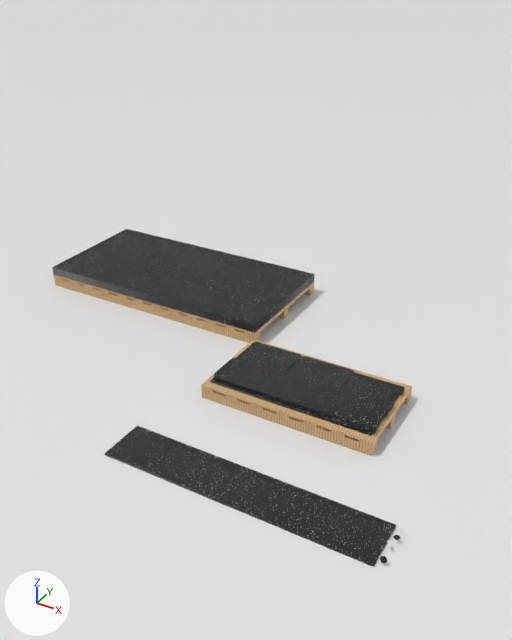
A saved change to the Blender file polygood-prefab-film/blender/blend/polygood-linkedin.blend.
The view is the same before and after, from the file's camera 'Camera'. Arrows for +X, +Y and +Z are at lower left; the lights stay in place. The picture after the commit comes second. Both versions are drawn at frame 711 of the action 'Chip002-anim'; the numbers are the values there.

In view in the first picture: 'Chip000', 'Chip024', 'Chip115', 'Chip168', 'Floor', 'NewPanel', 'PalletParts-bearer0', 'PalletParts-deck', 'PalletSheets-bearer0', 'StackPart-benchLegA', 'StackPart-benchSeat', 'StackPart-tableLegA', 'StackPart-tableLegB', 'StackPart-tabletop', 'StackSheet4' and 12 more.
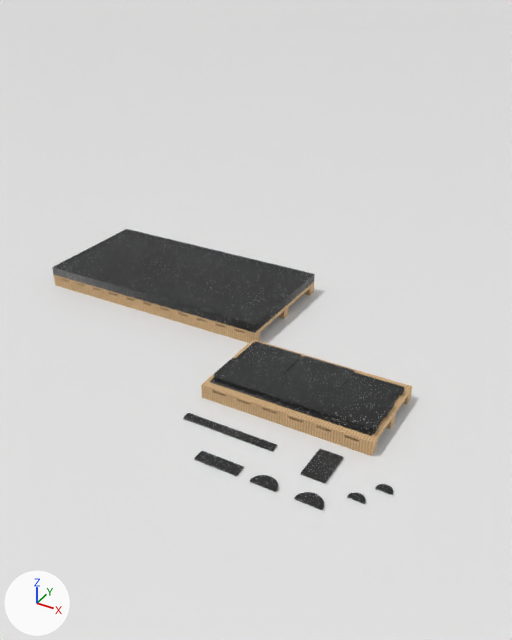
Location of each change, (x1, y1, x2, y2) in pixels of the pictures (512 x 640 px):
'NewPanel', hidden: before (105, 426, 396, 567)
'Offcut-block', shown: after (301, 449, 343, 483)
'Offcut-strip', shown: after (183, 413, 277, 452)
'Offcut-bar', shown: after (194, 451, 244, 476)
'Offcut-archB', shown: after (294, 492, 324, 510)
'Offcut-archA', shown: after (250, 475, 278, 492)
'Offcut-archC', shown: after (347, 493, 366, 504)
'Offcut-archD', shown: after (375, 484, 393, 495)
'Chip000', hidden: before (380, 556, 387, 563)
'Chip115', hidden: before (393, 535, 401, 540)
'Chip168', hidden: before (387, 540, 391, 548)
'Chip024', hidden: before (399, 528, 403, 533)

Diff of the bpy script that builds the scene:
```diff
--- a/polygood-prefab-film/blender/blend/polygood-linkedin.blend.py
+++ b/polygood-prefab-film/blender/blend/polygood-linkedin.blend.py
@@ ob_offcut_strip @@
 ob_offcut_strip.parent = ob_stacks
-ob_offcut_strip.location = (-0.0125, -2.038, 0.0)
+ob_offcut_strip.location = (1.0, -1.55, 0.00296)
 ob_offcut_strip.scale = (0.55, 0.55, 1.0)
-ob_offcut_strip.hide_viewport = True
@@ ob_offcut_block @@
 ob_offcut_block.parent = ob_stacks
-ob_offcut_block.location = (0.122, -2.038, 0.0)
+ob_offcut_block.location = (1.9, -1.55, 0.00296)
 ob_offcut_block.scale = (0.55, 0.55, 1.0)
-ob_offcut_block.hide_viewport = True
@@ ob_offcut_bar @@
 ob_offcut_bar.parent = ob_stacks
-ob_offcut_bar.location = (0.01, -2.098, 0.0)
+ob_offcut_bar.location = (1.15, -1.95, 0.00296)
 ob_offcut_bar.scale = (0.55, 0.55, 1.0)
-ob_offcut_bar.hide_viewport = True
@@ ob_offcut_archa @@
 ob_offcut_archa.parent = ob_stacks
-ob_offcut_archa.location = (0.0775, -2.098, 0.0)
+ob_offcut_archa.location = (1.6, -1.95, 0.00296)
 ob_offcut_archa.scale = (0.8, 0.8, 1.0)
-ob_offcut_archa.hide_viewport = True
@@ ob_offcut_archb @@
 ob_offcut_archb.parent = ob_stacks
-ob_offcut_archb.location = (0.138, -2.098, 0.0)
+ob_offcut_archb.location = (2.0, -1.95, 0.00296)
 ob_offcut_archb.scale = (0.8, 0.8, 1.0)
-ob_offcut_archb.hide_viewport = True
@@ ob_offcut_archc @@
 ob_offcut_archc.parent = ob_stacks
-ob_offcut_archc.location = (0.182, -2.067, 0.0)
+ob_offcut_archc.location = (2.3, -1.75, 0.00296)
 ob_offcut_archc.scale = (0.8, 0.8, 1.0)
-ob_offcut_archc.hide_viewport = True
@@ ob_offcut_archd @@
 ob_offcut_archd.parent = ob_stacks
-ob_offcut_archd.location = (0.205, -2.038, 0.0)
+ob_offcut_archd.location = (2.45, -1.55, 0.00296)
 ob_offcut_archd.scale = (0.8, 0.8, 1.0)
-ob_offcut_archd.hide_viewport = True
@@ ob_newpanel @@
 ob_newpanel.location = (0.26, -2.11, 0.0)
-ob_newpanel.scale = (0.925, 1.0, 1.0)
+ob_newpanel.scale = (0.0001, 1.0, 1.0)
+ob_newpanel.hide_viewport = True
@@ ob_chip000 @@
 ob_chip000.parent = ob_stacks
-ob_chip000.location = (2.717, -2.283, 0.0555)
-ob_chip000.rotation_euler = (-5.25, -3.693, -3.076)  # degrees (-301, -212, -176)
+ob_chip000.location = (0.0954, -2.002, 0.04)
+ob_chip000.hide_viewport = True
@@ ob_chip024 @@
 ob_chip024.parent = ob_stacks
-ob_chip024.location = (2.73, -1.97, 0.0607)
-ob_chip024.rotation_euler = (1.489, -1.677, -2.722)  # degrees (85, -96, -156)
+ob_chip024.location = (0.124, -2.093, 0.04)
+ob_chip024.hide_viewport = True
@@ ob_chip115 @@
 ob_chip115.parent = ob_stacks
-ob_chip115.location = (2.721, -2.034, 0.0456)
-ob_chip115.rotation_euler = (2.924, -3.081, -0.00692)  # degrees (168, -177, -0.4)
+ob_chip115.location = (0.073, -2.019, 0.04)
+ob_chip115.hide_viewport = True
@@ ob_chip168 @@
 ob_chip168.parent = ob_stacks
-ob_chip168.location = (2.689, -2.124, 0.0452)
-ob_chip168.rotation_euler = (-2.074, 2.21, -1.302)  # degrees (-119, 127, -75)
+ob_chip168.location = (0.144, -1.928, 0.04)
+ob_chip168.hide_viewport = True
```
